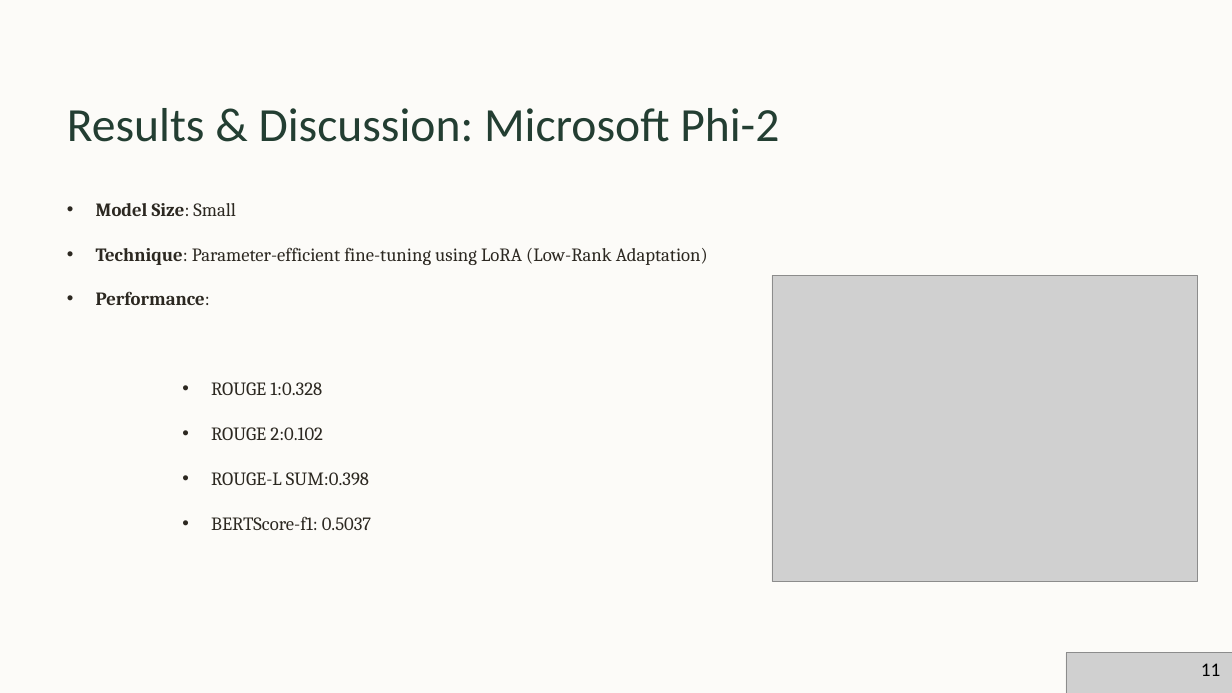
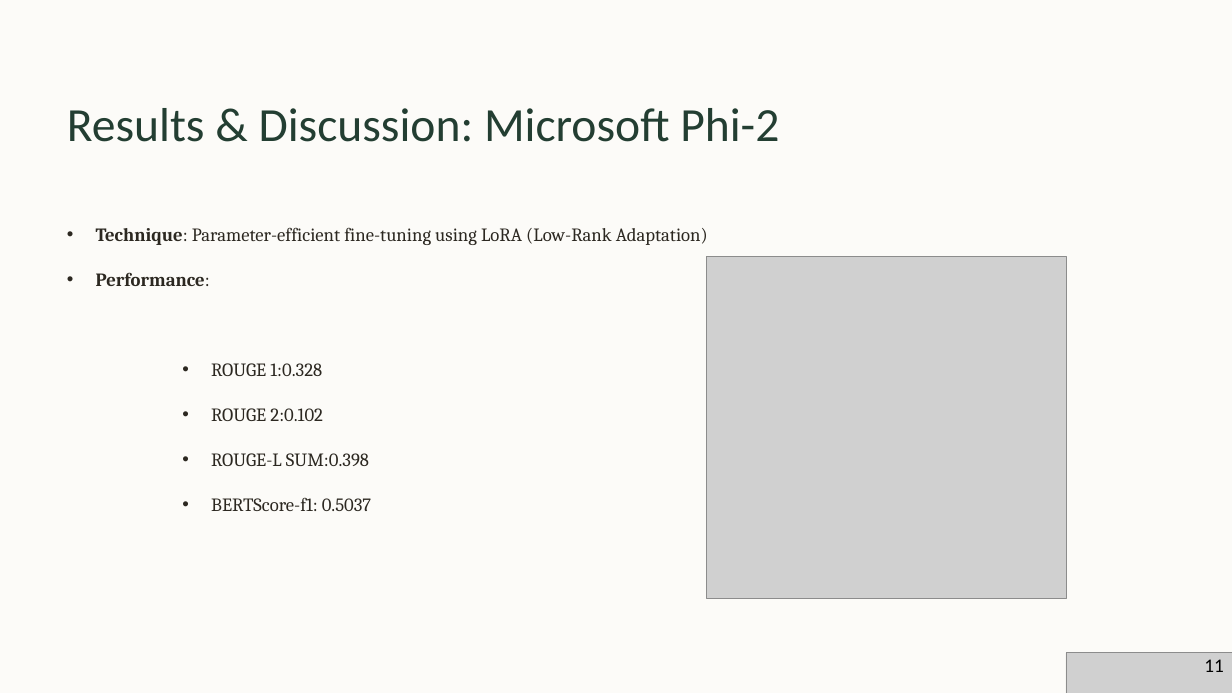
Before and after one commit to Elasfari/SOAP-Automated-Medical-Report-Generator, a slide deck: slide 12 of Presentation.pptx. Drawn at 1232x693 pixels with LibreOffice and Linux fonts; fonts in the diff are those of the drawing; grey boxes stand for pictures; background and template pictures are left out. Boxes give left, top, right and bottom in pixels: in the first picture for what was removed or moved away, otherwise in the second. Text is boxed around its words. In the diff, an @@ line names an element or a change of style, - is before the commit and + after.

```diff
--- a/Presentation.pptx
+++ b/Presentation.pptx
@@ text removed at <box>96,203,236,216</box> @@
-• Model Size: Small
@@ picture: place and size @@
-picture at <box>772,276,1198,582</box>
+picture at <box>707,256,1066,599</box>
@@ 6 texts: place and size @@
-6 texts at <box>96,247,708,530</box>
+6 texts at <box>96,227,708,511</box>
@@ text "11": place and size @@
-text "11" at <box>1201,663,1220,676</box>
+text "11" at <box>1204,659,1223,672</box>
```
Also in this commit, not shown: 6 other slides changed.
